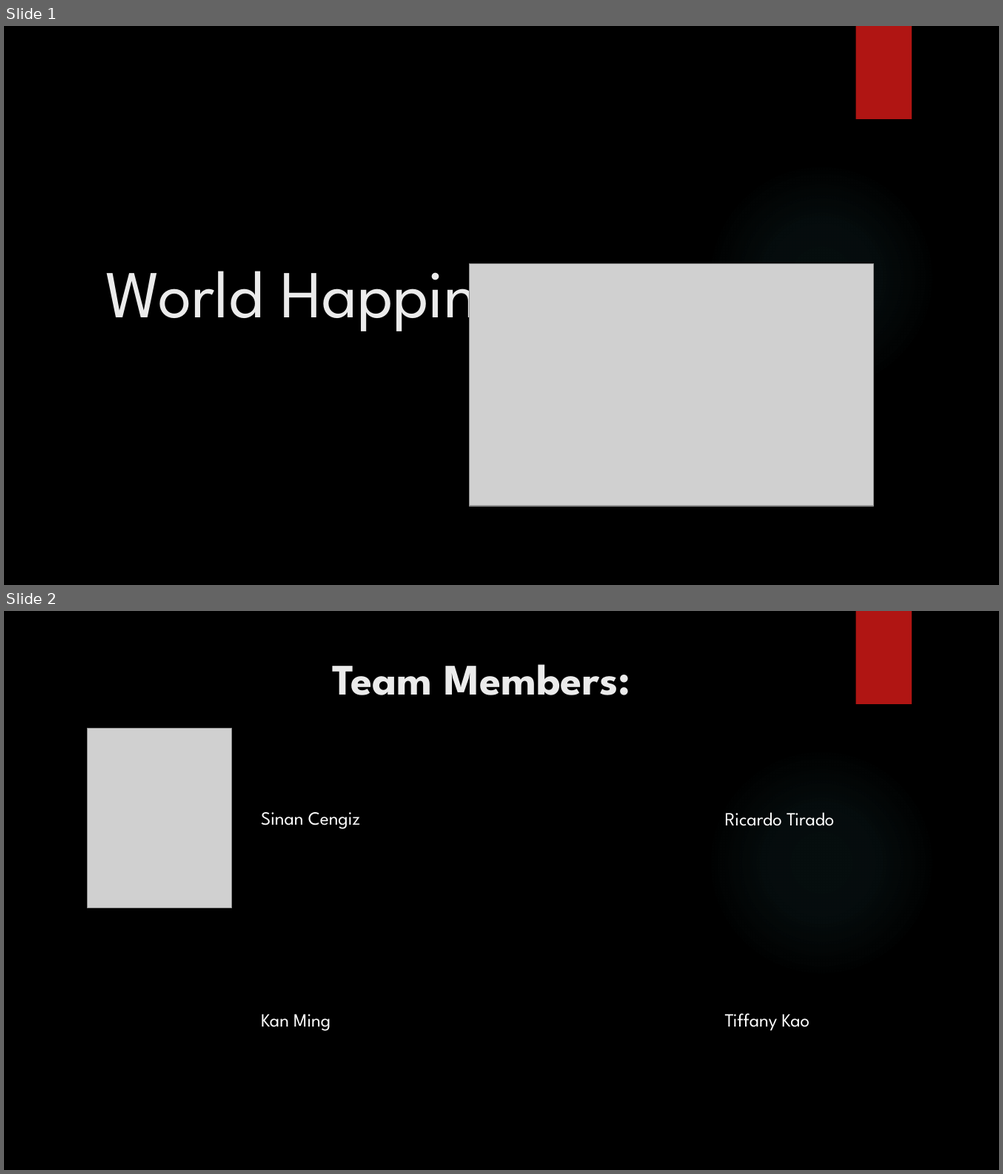
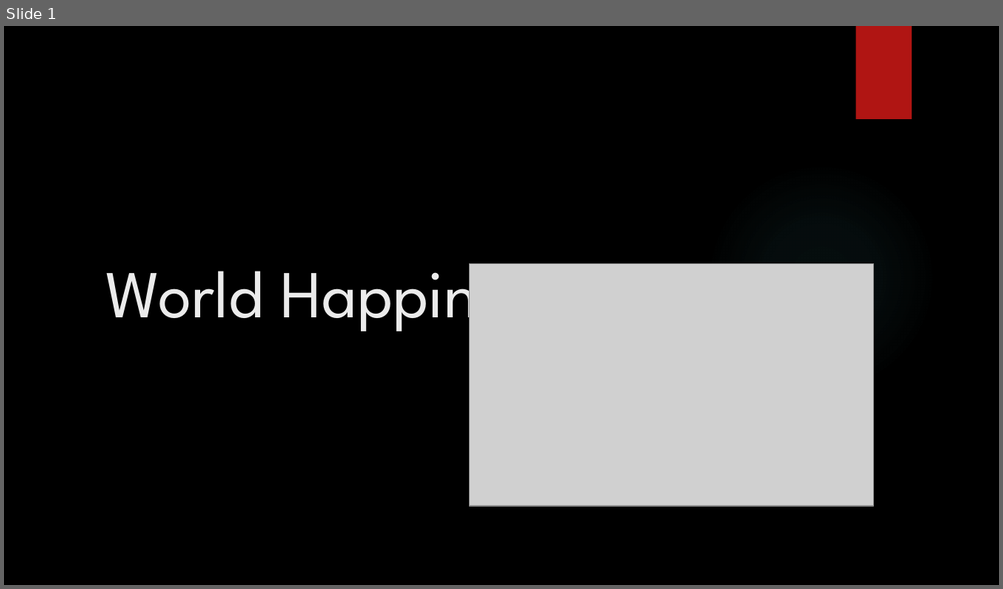
Before and after one commit to sinancengiz/World_Happiness, a slide deck: Project_1_Team_7_Presentation.pptx. Shown one above the other, each under a label of ours: slides 1 and 2 before the commit, slide 1 after it. The pictures are 1003x1174 and 1003x589 pixels, drawn with LibreOffice and Linux fonts; fonts in the diff are those of the drawing; grey boxes stand for pictures; background and template pictures are left out. Boxes give left, top, right and bottom in pixels: in the first picture for what was removed or moved away, otherwise in the second. Text is boxed around its words. In the diff, an @@ line names an element or a change of style, - is before the commit and + after.

```diff
--- a/Project_1_Team_7_Presentation.pptx
+++ b/Project_1_Team_7_Presentation.pptx
@@ slide 2 removed at <box>4,611,999,1170</box>, background picture (left out); not listed: 2 template elements that a slide beside it also shows @@
@@ title removed at <box>332,664,630,695</box> @@
-Team Members:
@@ picture removed at <box>88,728,232,908</box> @@
@@ text removed at <box>261,812,360,829</box> @@
-Sinan Cengiz
@@ text removed at <box>725,812,834,826</box> @@
-Ricardo Tirado
@@ text removed at <box>261,1014,330,1031</box> @@
-Kan Ming
@@ text removed at <box>725,1014,809,1031</box> @@
-Tiffany Kao
```
Also in this commit, not shown: 2 slides changed, 4 other slides removed, 10 other files.
